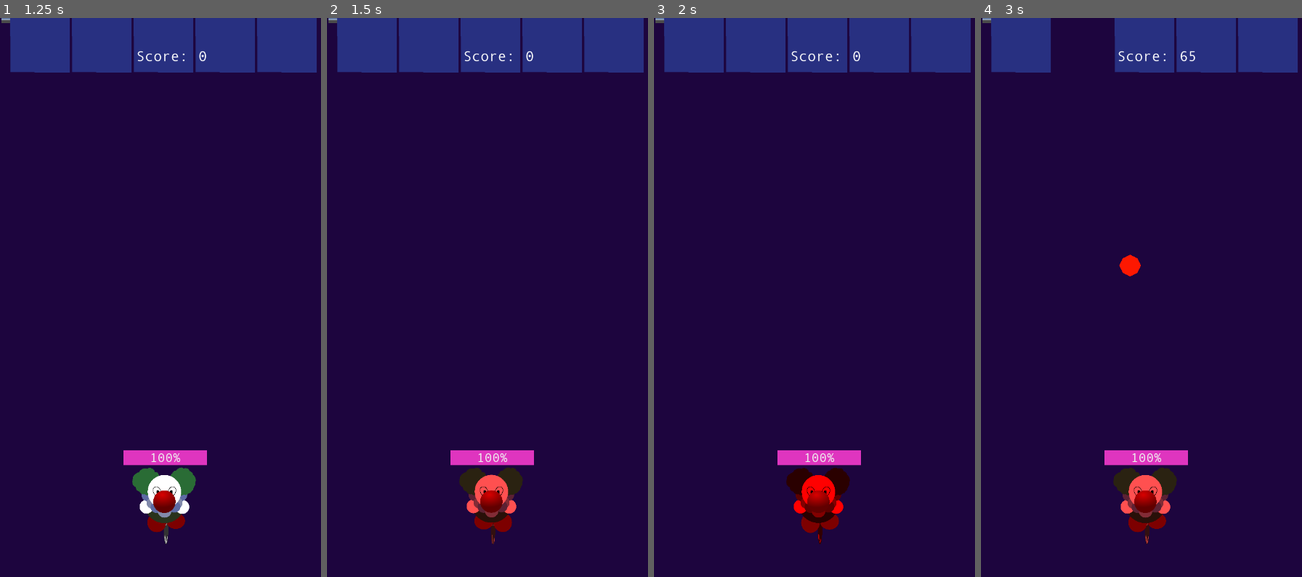
Above: before the commit, frames 1-4 (left to right).
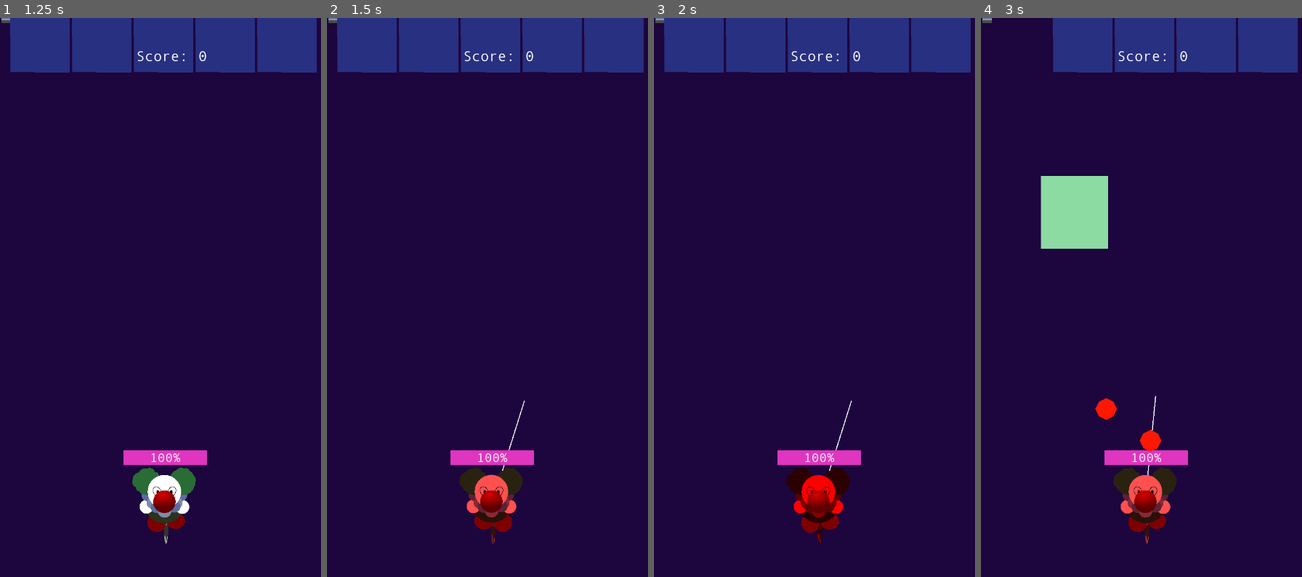
Above: after the commit, the same moments.

Repository: drarbego/payaso-de-equilibrio
Game: Godot game, scene res://StartGameMenu.tscn
Two runs of this game, one before a commit and one after it. Both use one fixed random seed, a clock stepped at 60 frames per second and the inputs below. A sky picture missing from this copy of the repository is replaced by a grey-blue gradient.
Inputs (mouse positions are in pixels of both pictures, inside the frame that each line leads up to):
- Up to frame 1 (1.25 s): click "Start" at 0.5 s
- Up to frame 2 (1.5 s): move the mouse to (561, 280) at 1.27 s; press the mouse at (561, 280) at 1.28 s
- Up to frame 3 (2 s): no input
- Up to frame 4 (3 s): tap Enter at 2 s; move the mouse to (1080, 336) at 2.02 s; release the mouse at (1080, 336) at 2.03 s; click (1080, 336) at 2.1 s; move the mouse to (1176, 180) at 2.77 s; press the mouse at (1176, 180) at 2.78 s

Frame 1 is identical in both runs. In frame 2, less than 0.1% of the frame differs, in the area x 54-62%, y 68-81%; in frame 3, less than 0.1%; in frame 4, 7.0%, in the area x 3-67%, y 0-82%.

Commit message:
Tweak projectile

Diff:
--- a/BaseProjectile.gd
+++ b/BaseProjectile.gd
@@ -5,14 +5,11 @@
 export (float) var max_speed = 2500
 var speed = max_speed
 var speed_decrease = 300
-export (float) var gravity_speed = 500
 var dir = Vector2.UP
 
 func _physics_process(delta):
-	var gravity = Vector2.DOWN * gravity_speed * delta
 	var velocity = dir * speed * delta
-	var collision = move_and_collide(velocity + gravity)
-	speed = clamp(speed - speed_decrease * delta, 0, max_speed)
+	var collision = move_and_collide(velocity)
 
 	if collision:
 		dir = dir.bounce(collision.normal)
--- a/Characters/Payasito.gd
+++ b/Characters/Payasito.gd
@@ -8,7 +8,7 @@
 var equilibrium_limit = 0.2
 var equilibrium_increase_unit = 15
 var equilibrium_decrease_unit = -30
-var bullets = 5
+var bullets = 3
 
 signal fell
 signal shot(dir, speed_factor)
@@ -82,6 +82,7 @@
 		body.queue_free()
 
 func _process(delta):
+	update()
 	$ProgressBar.value = self.equilibrium
 	if self.state == AIMING:
 		var modulate = $AnimatedSprite.modulate + (Color(1, -1, -1) * delta * self.shoot_charge_wait_time)
@@ -93,5 +94,10 @@
 	else:
 		$AnimatedSprite.modulate = Color.white
 
+func _draw():
+	if self.state == AIMING:
+		var arrow_end = self.position.direction_to(get_global_mouse_position()) * 250
+		draw_line(Vector2.ZERO, arrow_end, Color.white, 2)
+
 func handle_hit(obstacle):
 	self.equilibrium -= 30
